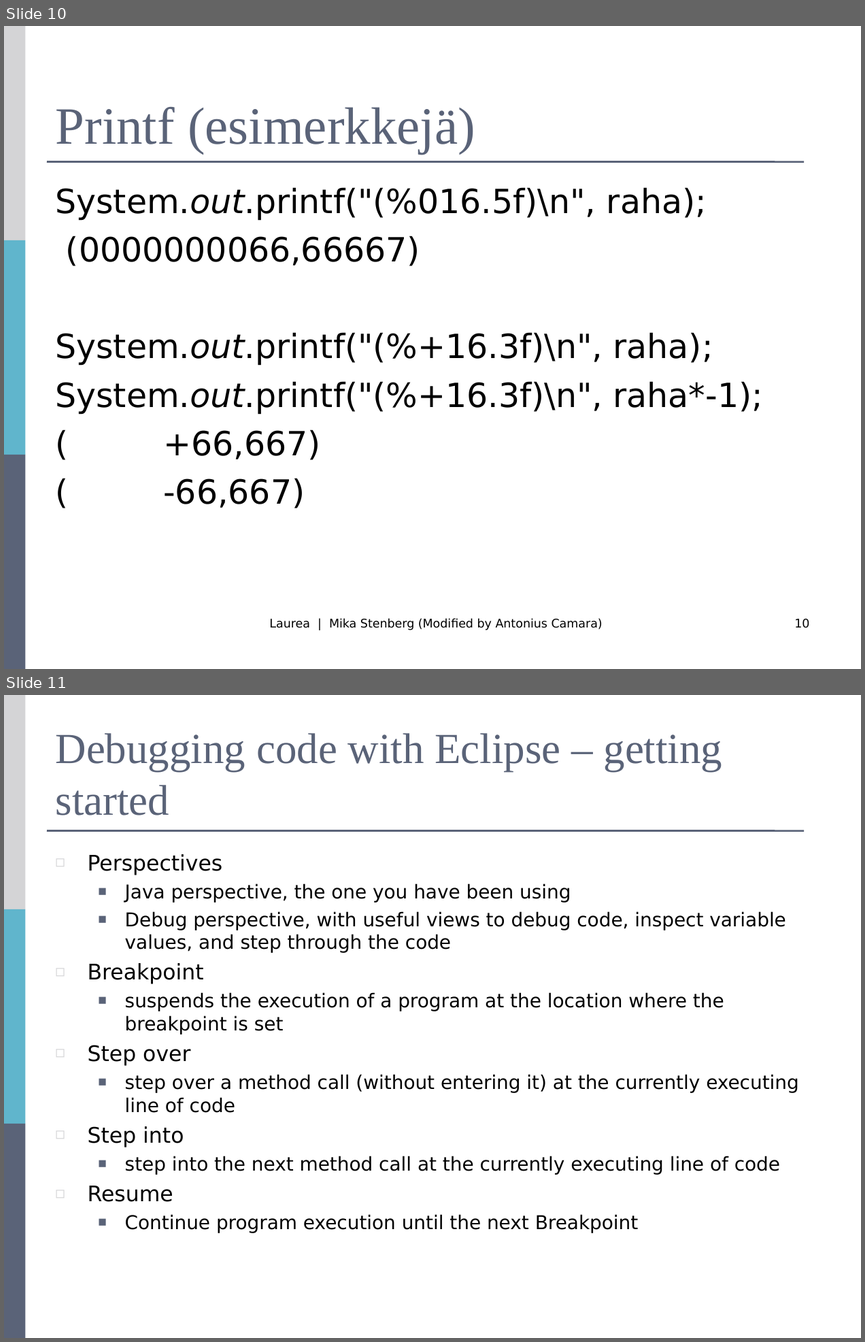
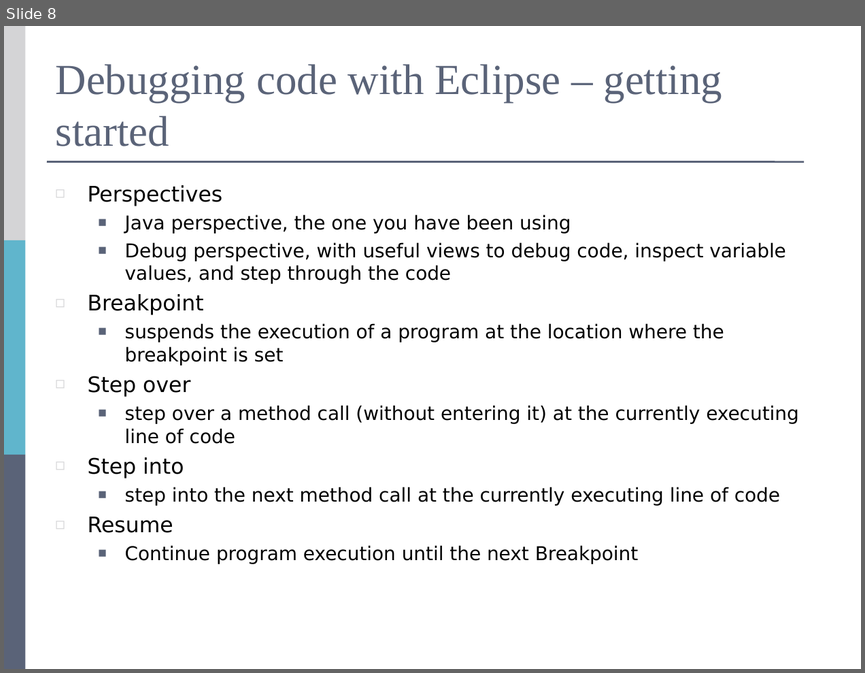
Before and after one commit to mjstenbe/OO_2017, a slide deck: Lecture materials (Antonius)/R0027-Luento-5-Toistolauseet.ppt. Shown one above the other, each under a label of ours: slides 10 and 11 before the commit, slide 8 after it. The pictures are 865x1342 and 865x673 pixels, drawn with LibreOffice and Linux fonts; fonts in the diff are those of the drawing. Boxes give left, top, right and bottom in pixels: in the first picture for what was removed or moved away, otherwise in the second. Text is boxed around its words. In the diff, an @@ line names an element or a change of style, - is before the commit and + after.

```diff
--- a/Lecture materials (Antonius)/R0027-Luento-5-Toistolauseet.ppt
+++ b/Lecture materials (Antonius)/R0027-Luento-5-Toistolauseet.ppt
@@ slide 10 removed at box(4, 26, 861, 669), background #FFFFFF; not listed: 4 template elements that a slide beside it also shows @@
@@ title removed at box(56, 107, 475, 154) @@
-Printf (esimerkkejä)
@@ text removed at box(55, 187, 763, 508) @@
-System.out.printf("(%016.5f)\n", raha);
-(0000000066,66667)
-System.out.printf("(%+16.3f)\n", raha);
-System.out.printf("(%+16.3f)\n", raha*-1);
-( +66,667)
-( -66,667)
@@ text removed at box(269, 618, 602, 630) @@
-Laurea | Mika Stenberg (Modified by Antonius Camara)
@@ page number removed at box(794, 618, 809, 628) @@
-10
@@ what was slide 11 is now slide 8 @@
```
Also in this commit, not shown: 2 slides changed, 1 slide added, 11 other files.
